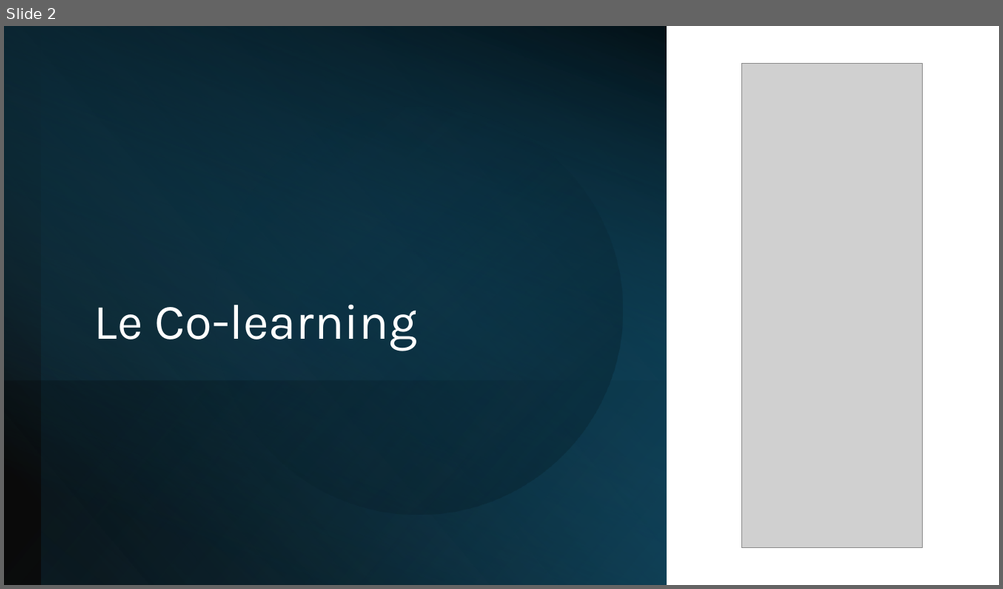
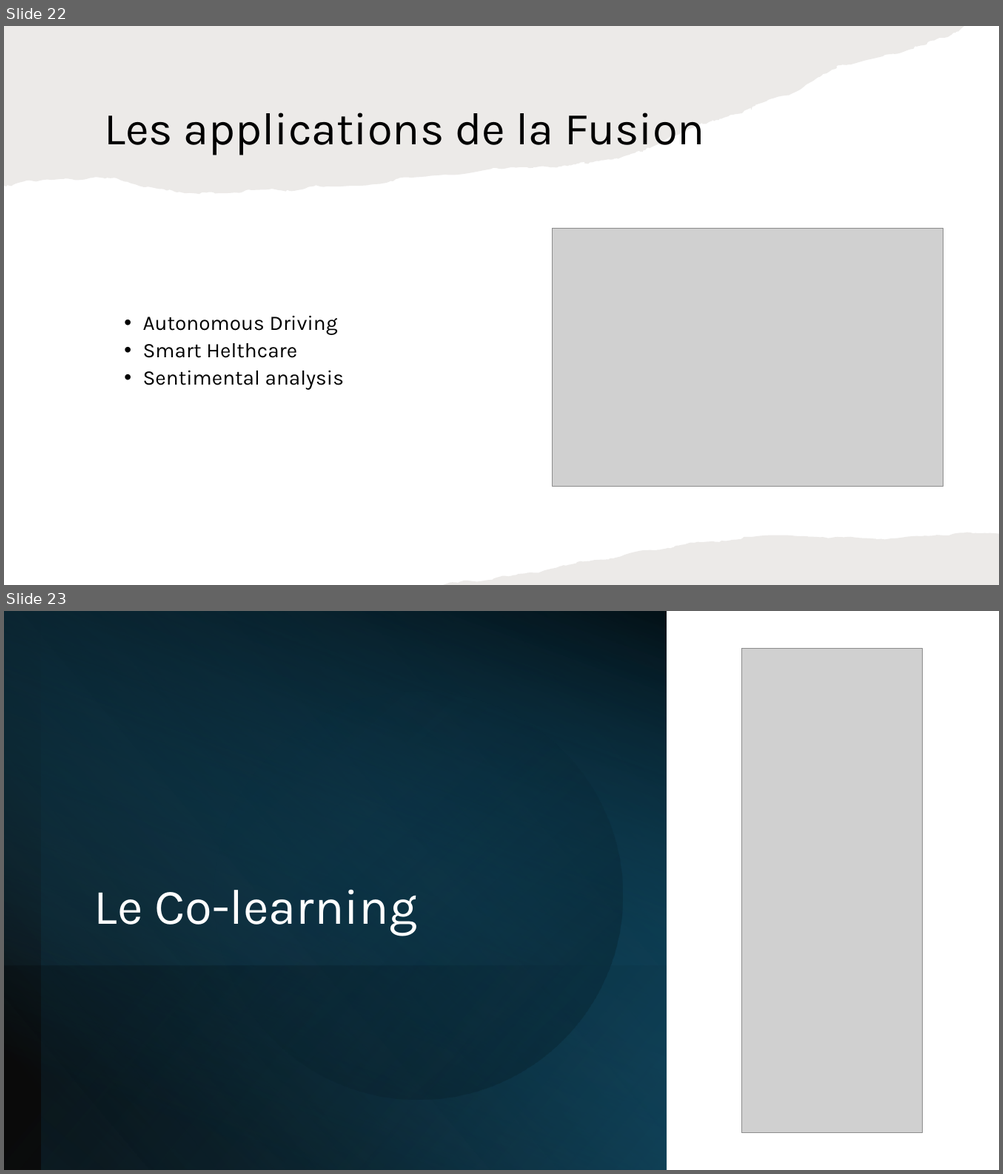
Before and after one commit to IzowRM/Stage-Cetic, a slide deck: Doc Slide/Slide Jeudi 11_09.pptx. Shown one above the other, each under a label of ours: slide 2 before the commit, slides 22 and 23 after it. The pictures are 1003x589 and 1003x1174 pixels, drawn with LibreOffice and Linux fonts; fonts in the diff are those of the drawing; grey boxes stand for pictures. Boxes give left, top, right and bottom in pixels: in the first picture for what was removed or moved away, otherwise in the second. Text is boxed around its words. In the diff, an @@ line names an element or a change of style, - is before the commit and + after.

```diff
--- a/Doc Slide/Slide Jeudi 11_09.pptx
+++ b/Doc Slide/Slide Jeudi 11_09.pptx
@@ slide 22 added at (4, 26, 999, 585), background #FFFFFF @@
@@ freeform shape added at (4, 26, 965, 194), fill #82766A at 15% opacity @@
@@ title added at (104, 113, 705, 156), 44 pt, text #000000 @@
+Les applications de la Fusion
@@ picture added at (552, 229, 943, 487) @@
@@ text added at (143, 315, 344, 390), 20 pt, text #000000 @@
+  • Autonomous Driving
+  • Smart Helthcare
+  • Sentimental analysis
@@ freeform shape added at (444, 533, 999, 585), fill #82766A at 15% opacity @@
@@ what was slide 2 is now slide 23 @@
```
Also in this commit, not shown: 21 other slides added, 1 slide removed, 2 other files.
